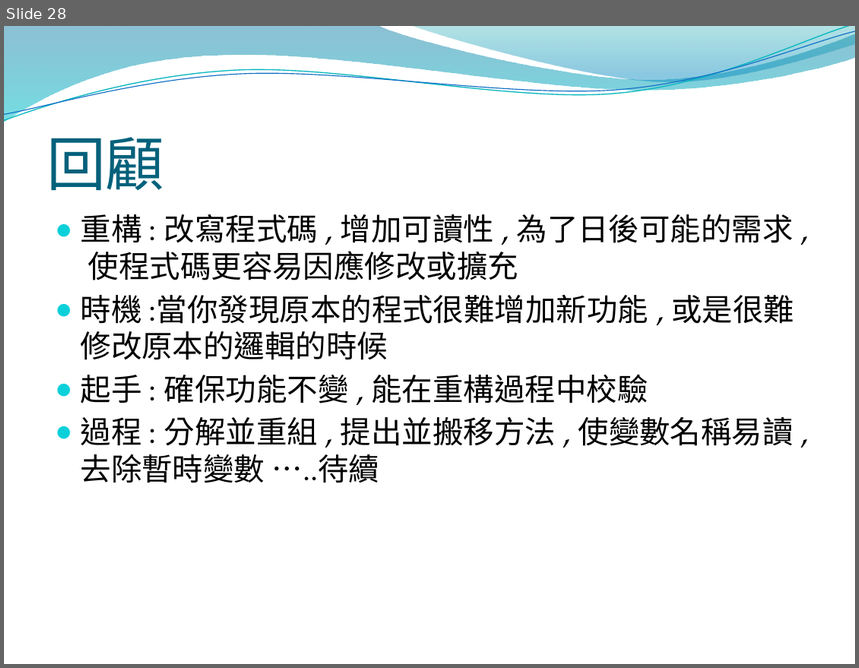
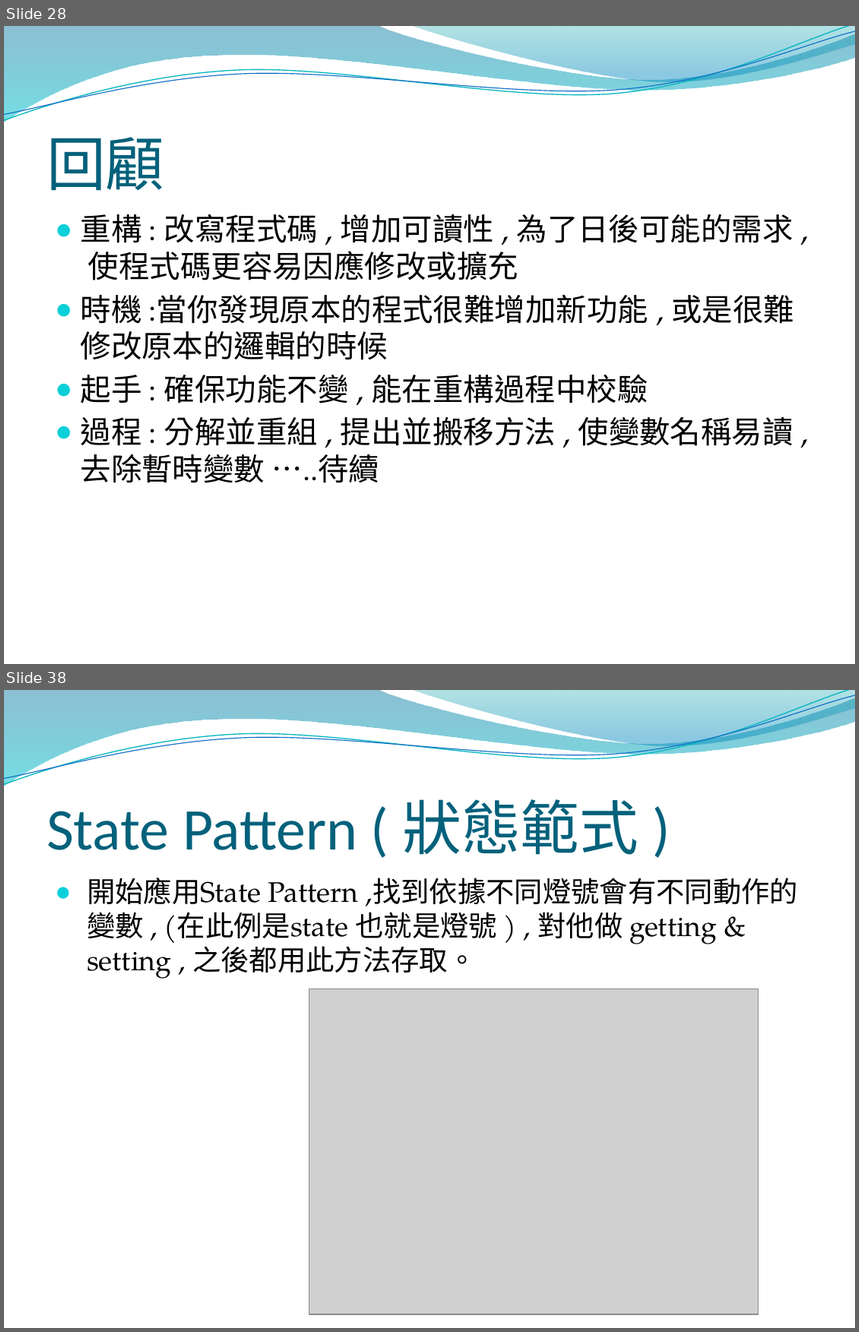
Before and after one commit to DavidLai0927/Assignment, a slide deck: Refactoring/Refactoring 0~1.3.pptx. Shown one above the other, each under a label of ours: slide 28 before the commit, slides 28 and 38 after it; the slides between them are not shown. The pictures are 859x668 and 859x1332 pixels, drawn with LibreOffice and Linux fonts; fonts in the diff are those of the drawing; grey boxes stand for pictures; background and template pictures are left out. Boxes give left, top, right and bottom in pixels: in the first picture for what was removed or moved away, otherwise in the second. Text is boxed around its words. In the diff, an @@ line names an element or a change of style, - is before the commit and + after.

```diff
--- a/Refactoring/Refactoring 0~1.3.pptx
+++ b/Refactoring/Refactoring 0~1.3.pptx
@@ slide 38 added at [4,690,855,1328], background picture (left out); not listed: 4 template elements that a slide beside it also shows @@
@@ title added at [47,799,639,855], 50 pt, text #04617B @@
+State Pattern ( 狀態範式 )
@@ text added at [87,878,798,979], 24 pt, text #000000 @@
+  ● 開始應用State Pattern ,找到依據不同燈號會有不同動作的變數 , (在此例是state 也就是燈號 ) , 對他做 getting & setting , 之後都用此方法存取。
@@ picture added at [309,989,758,1315] @@
```
Also in this commit, not shown: 2 slides changed, 15 other slides added.
